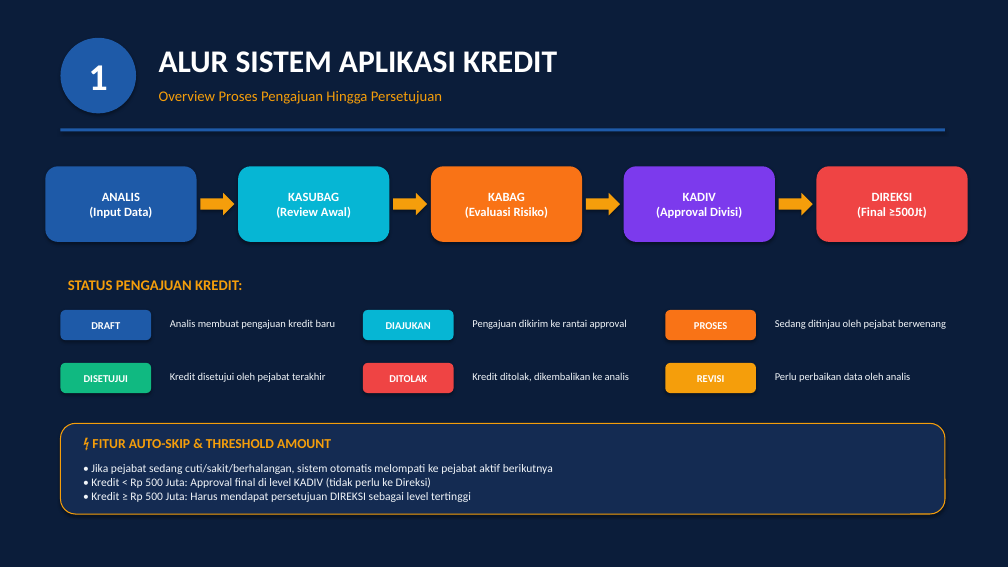
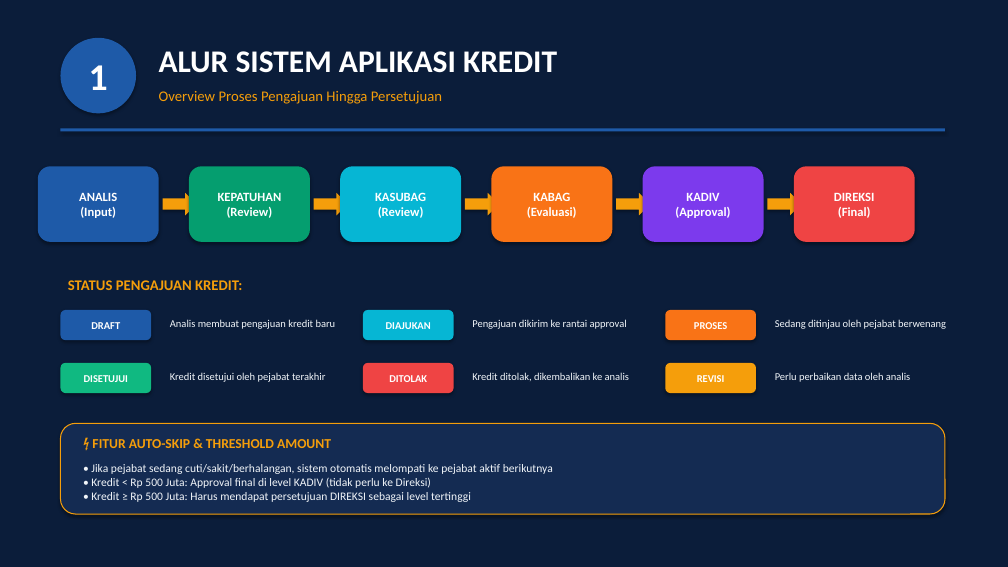
Before and after one commit to Rafiadi28/andrian, a slide deck: slide 3 of Presentasi_Sistem_Kredit_BPR_Wonosobo.pptx. Drawn at 1008x567 pixels with LibreOffice and Linux fonts; fonts in the diff are those of the drawing. Boxes give left, top, right and bottom in pixels: in the first picture for what was removed or moved away, otherwise in the second. Text is boxed around its words. In the diff, an @@ line names an element or a change of style, - is before the commit and + after.

```diff
--- a/Presentasi_Sistem_Kredit_BPR_Wonosobo.pptx
+++ b/Presentasi_Sistem_Kredit_BPR_Wonosobo.pptx
@@ rounded rectangle "ANALIS (Input)": place and size @@
-rounded rectangle "ANALIS (Input)" at box(45, 166, 197, 242)
+rounded rectangle "ANALIS (Input)" at box(38, 166, 159, 242)
@@ rounded rectangle added at box(189, 166, 310, 242), fill #059E6F, 12 pt, text #FFFFFF, bold @@
+KEPATUHAN
+(Review)
@@ rounded rectangle "KASUBAG (Review)": place and size @@
-rounded rectangle "KASUBAG (Review)" at box(238, 166, 389, 242)
+rounded rectangle "KASUBAG (Review)" at box(340, 166, 461, 242)
@@ rounded rectangle "KABAG (Evaluasi)": place and size @@
-rounded rectangle "KABAG (Evaluasi)" at box(431, 166, 582, 242)
+rounded rectangle "KABAG (Evaluasi)" at box(492, 166, 613, 242)
@@ rounded rectangle "KADIV (Approval)": place and size @@
-rounded rectangle "KADIV (Approval)" at box(624, 166, 775, 242)
+rounded rectangle "KADIV (Approval)" at box(643, 166, 764, 242)
@@ rounded rectangle "DIREKSI (Final)": place and size @@
-rounded rectangle "DIREKSI (Final)" at box(817, 166, 968, 242)
+rounded rectangle "DIREKSI (Final)" at box(794, 166, 915, 242)
@@ text in rounded rectangle at box(79, 192, 117, 218): text changed @@
-ANALIS
-(Input Data)
+ANALIS
+(Input)
@@ right arrow: place and size @@
-right arrow at box(200, 193, 234, 216)
+right arrow at box(163, 193, 197, 216)
@@ right arrow added at box(314, 193, 348, 216), fill #F59E0B @@
@@ text in rounded rectangle at box(375, 192, 426, 218): text changed @@
-KASUBAG
-(Review Awal)
+KASUBAG
+(Review)
@@ right arrow: place and size @@
-right arrow at box(393, 193, 427, 216)
+right arrow at box(465, 193, 499, 216)
@@ text in rounded rectangle at box(527, 192, 577, 218): text changed @@
-KABAG
-(Evaluasi Risiko)
+KABAG
+(Evaluasi)
@@ right arrow: place and size @@
-right arrow at box(586, 193, 620, 216)
+right arrow at box(616, 193, 650, 216)
@@ text in rounded rectangle at box(675, 193, 730, 218): text changed @@
-KADIV
-(Approval Divisi)
+KADIV
+(Approval)
@@ right arrow: place and size @@
-right arrow at box(779, 193, 813, 216)
+right arrow at box(768, 193, 802, 216)
@@ text in rounded rectangle at box(834, 193, 875, 218): text changed @@
-DIREKSI
-(Final ≥500Jt)
+DIREKSI
+(Final)
```
Also in this commit, not shown: 6 other slides changed, 1 slide added, 4 other files.
